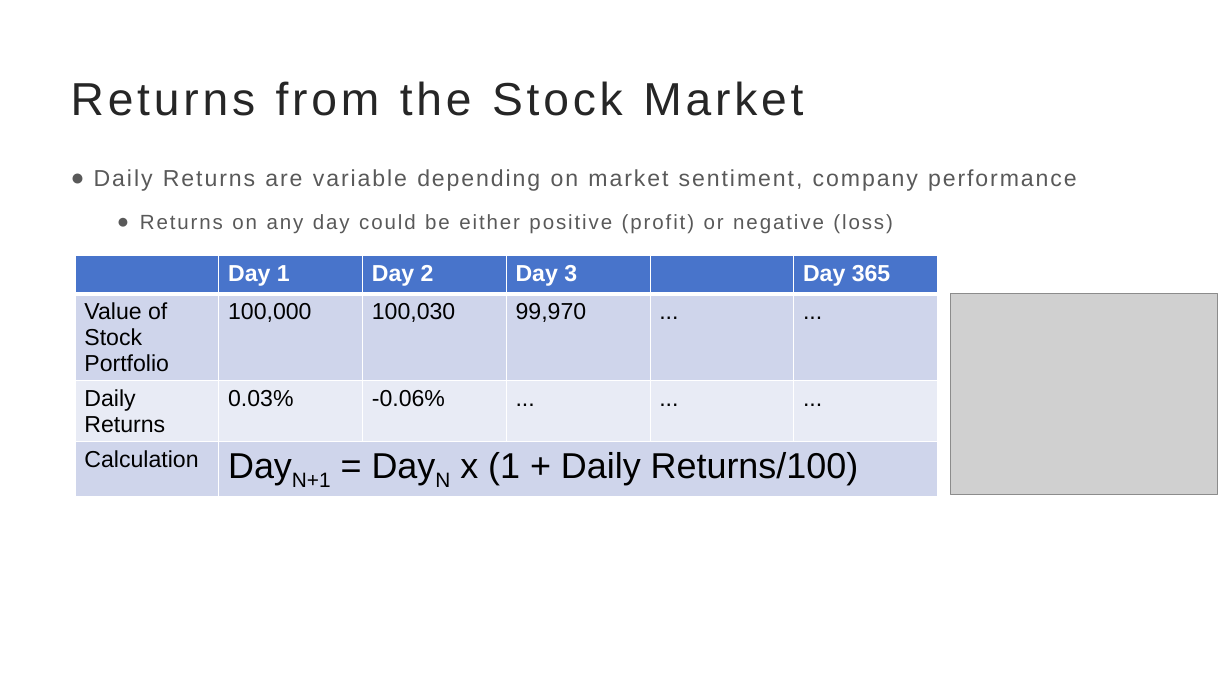
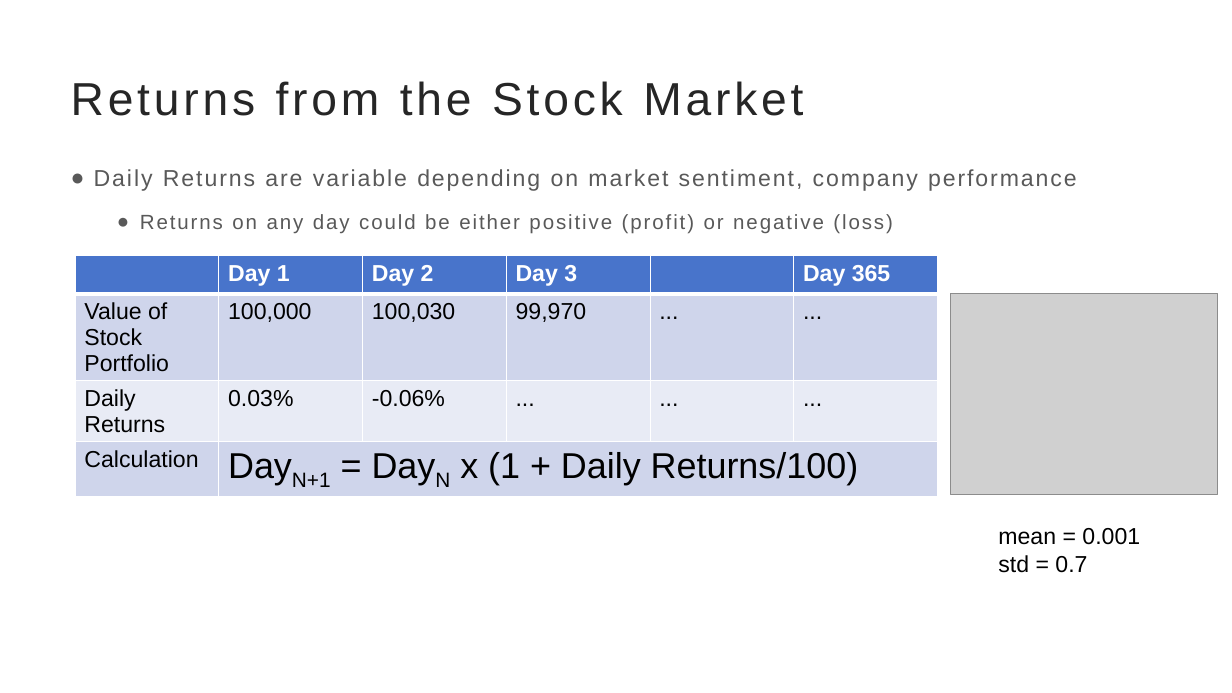
Before and after one commit to brinda-25/workshop, a slide deck: slide 2 of Day3/simulations/stock_market_simulation.pptx. Drawn at 1232x693 pixels with LibreOffice and Linux fonts; fonts in the diff are those of the drawing; grey boxes stand for pictures. Boxes give left, top, right and bottom in pixels: in the first picture for what was removed or moved away, otherwise in the second. Text is boxed around its words. In the diff, an @@ line names an element or a change of style, - is before the commit and + after.

Commit message:
added presentation with mean and std of returns

```diff
--- a/Day3/simulations/stock_market_simulation.pptx
+++ b/Day3/simulations/stock_market_simulation.pptx
@@ text added at [998, 528, 1140, 573], 18 pt, text #000000 @@
+mean = 0.001
+std = 0.7
```
